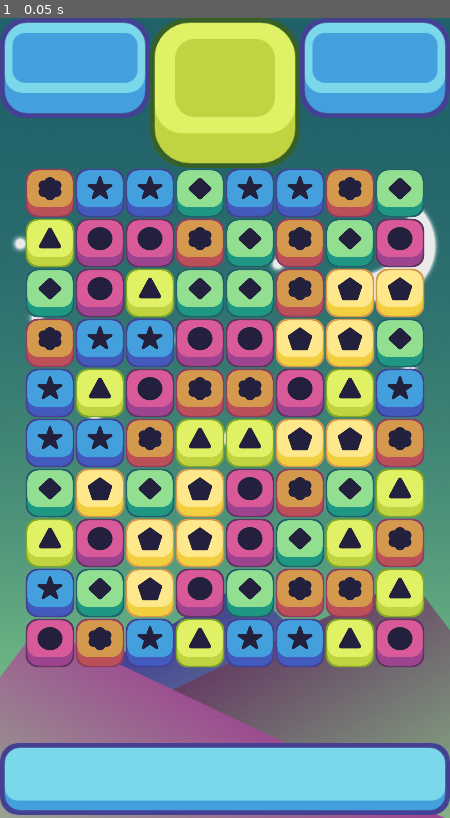
Above: before the commit, frame 1.
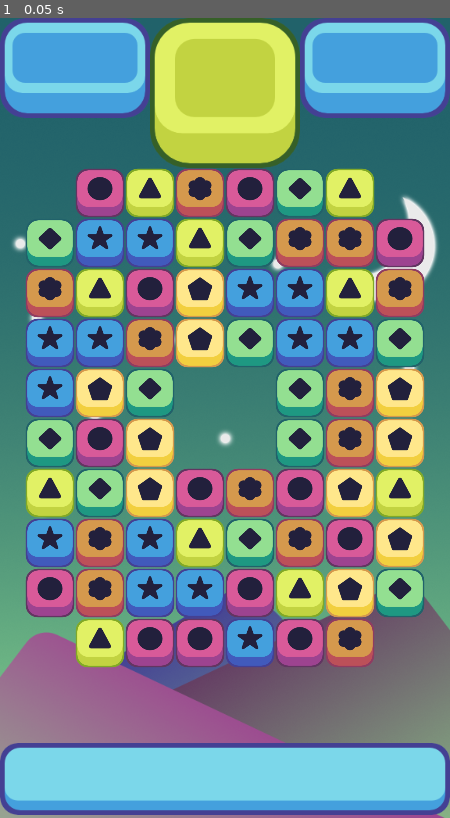
Above: after the commit, the same moment.

Repository: nicolosponziello/CandyCrushDemo
Game: Godot game, scene res://scenes/game_window.tscn
The game is run twice, just before and just after one commit, with the same random seed, the same clock (stepped at 60 frames per second) and the same inputs.
Inputs:
- Up to frame 1 (0.05 s): no input

The runs differ from the first frame. In frame 1, 40% of the frame differs, in the area x 5-95%, y 18-82%.

Commit message:
add empty spaces

Diff:
--- a/scenes/game_window.tscn
+++ b/scenes/game_window.tscn
@@ -16,8 +16,8 @@
 }
 
 [node name="top_ui" type="TextureRect" parent="."]
-margin_right = 40.0
-margin_bottom = 40.0
+margin_right = 576.0
+margin_bottom = 192.0
 texture = ExtResource( 3 )
 __meta__ = {
 "_edit_use_anchors_": false
@@ -40,6 +40,7 @@
 y_start = 800
 offset = 64
 y_offset = 2
+empty_spaces = PoolVector2Array( 0, 0, 7, 0, 0, 9, 7, 9, 3, 4, 4, 4, 3, 5, 4, 5 )
 
 [node name="destroy_timer" type="Timer" parent="."]
 wait_time = 0.5
--- a/scripts/grid.gd
+++ b/scripts/grid.gd
@@ -14,6 +14,8 @@
 export (int) var y_start;
 export (int) var offset;
 export (int) var y_offset;
+
+export (PoolVector2Array) var empty_spaces;
 
 #the piece array
 var possible_pieces = [
@@ -46,6 +48,12 @@
 	all_pieces = make2dArray();
 	spawn_pices();
 
+func restricted_movement(place):
+	for i in empty_spaces.size():
+		if empty_spaces[i] == place:
+			return true;
+	return false;
+
 func make2dArray():
 	var array = [];
 	for i in width:
@@ -62,15 +70,17 @@
 func spawn_pices():
 	for i in width:
 		for j in height:
-			var random = generate_random();
-			#create the piece
-			var piece = possible_pieces[random].instance();
-			while(match_at(i, j, piece.color)):
-				random = generate_random();
-				piece = possible_pieces[random].instance();
-			add_child(piece);
-			piece.position = grid_to_pixel(i, j);
-			all_pieces[i][j] = piece;
+			if !restricted_movement(Vector2(i, j)):
+				var random = generate_random();
+				#create the piece
+				var piece = possible_pieces[random].instance();
+				while(match_at(i, j, piece.color)):
+					random = generate_random();
+					piece = possible_pieces[random].instance();
+				add_child(piece);
+				piece.position = grid_to_pixel(i, j);
+				all_pieces[i][j] = piece;
+
 
 func store_info(first_piece, other_piece, place, dir):
 	piece_one = first_piece;
@@ -211,7 +221,7 @@
 func collapse_cols():
 	for i in width:
 		for j in height:
-			if all_pieces[i][j] == null:
+			if all_pieces[i][j] == null && !restricted_movement(Vector2(i, j)):
 				for k in range(j+1, height):
 					if all_pieces[i][k] != null:
 						all_pieces[i][k].move(grid_to_pixel(i, j));
@@ -223,7 +233,7 @@
 func refill_cols():
 	for i in width:
 		for j in height:
-			if all_pieces[i][j] == null:
+			if all_pieces[i][j] == null && !restricted_movement(Vector2(i, j)):
 				var random = generate_random();
 				#create the piece
 				var piece = possible_pieces[random].instance();
